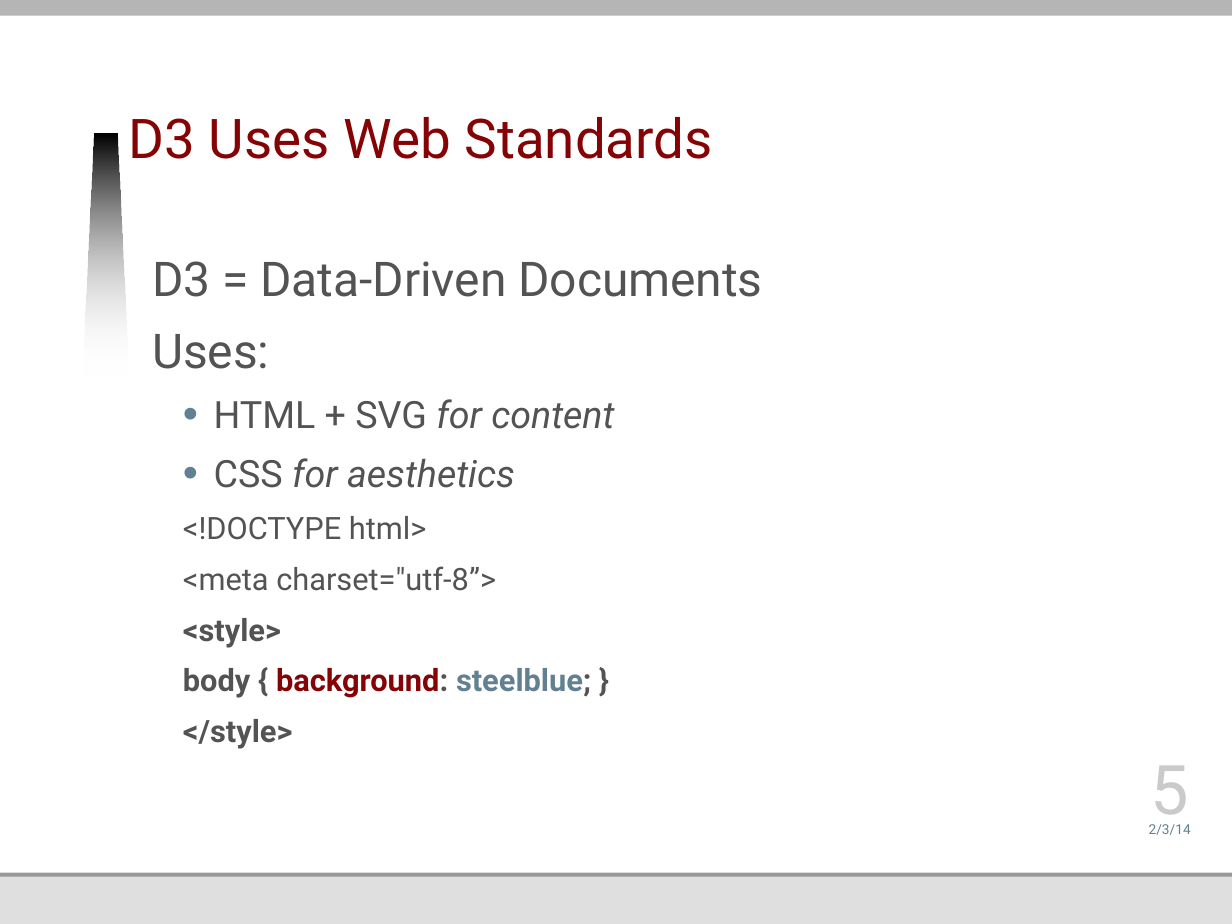
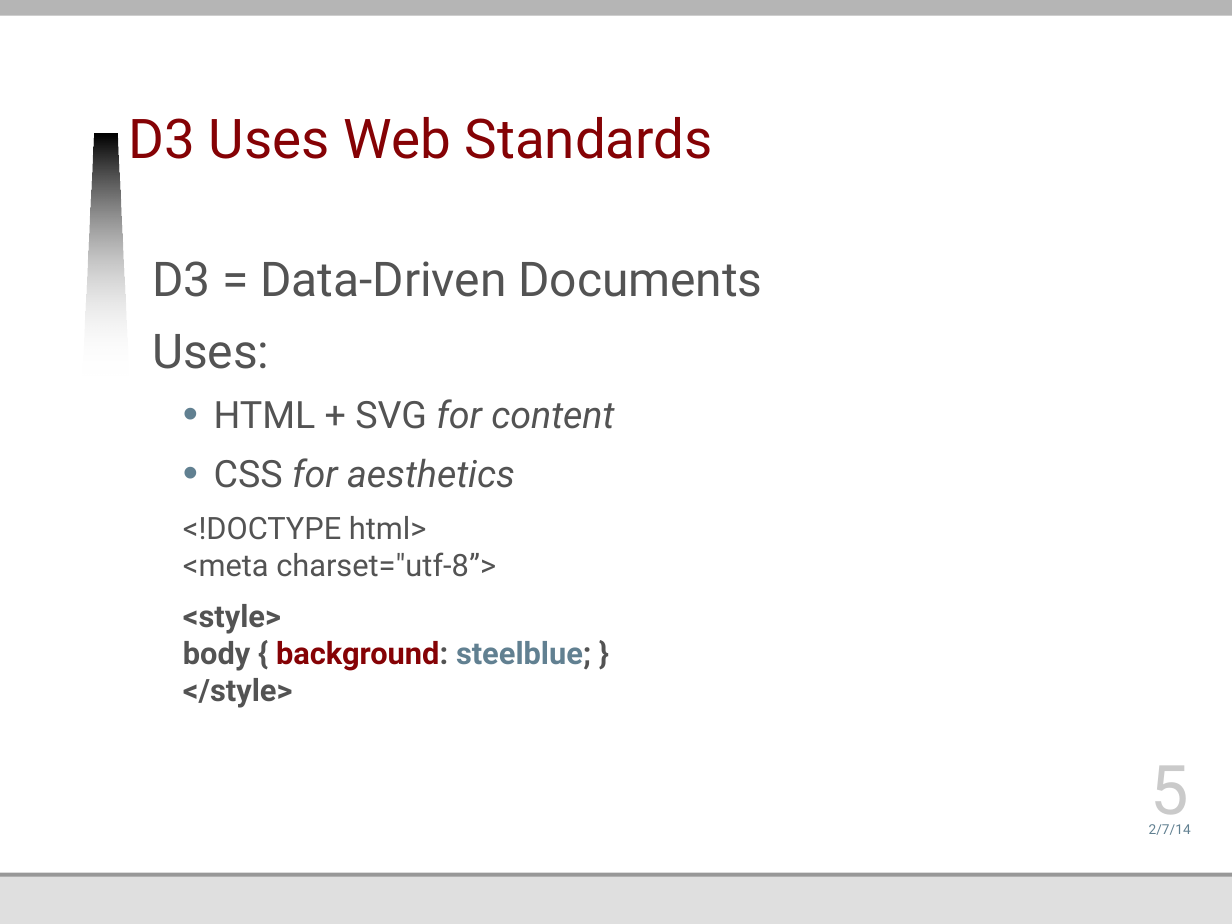
Before and after one commit to jmankoff/data, a slide deck: slide 5 of Lectures/Byte 3.pptx. Drawn at 1232x924 pixels with LibreOffice and Linux fonts; fonts in the diff are those of the drawing; background and template pictures are left out. Boxes give left, top, right and bottom in pixels: in the first picture for what was removed or moved away, otherwise in the second. Text is boxed around its words. In the diff, an @@ line names an element or a change of style, - is before the commit and + after.

```diff
--- a/Lectures/Byte 3.pptx
+++ b/Lectures/Byte 3.pptx
@@ text at bbox=[183, 516, 591, 708]: text changed @@
-  <!DOCTYPE html>
-  <meta charset="utf-8”>
-  <style>
-  body { background: steelblue; }
-  </style>
+  <!DOCTYPE html>
+  <meta charset="utf-8”>
+  <style>
+  body { background: steelblue; }
+  </style>
@@ text at bbox=[1149, 824, 1191, 835]: text changed @@
-2/3/14
+2/7/14
```
Also in this commit, not shown: 48 other slides changed, 1 other file.
